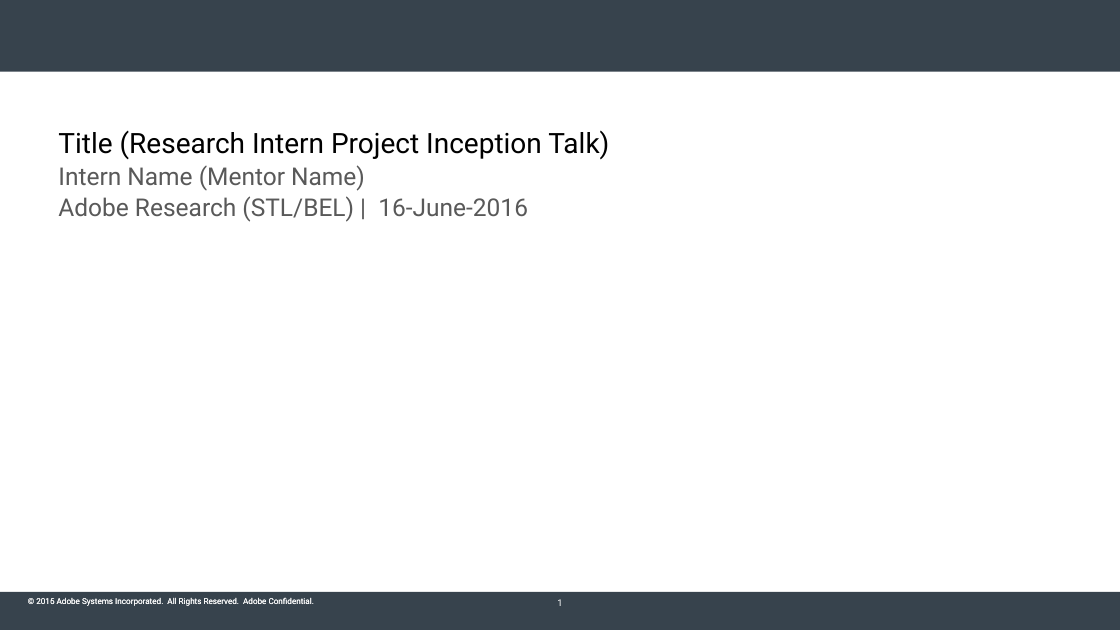
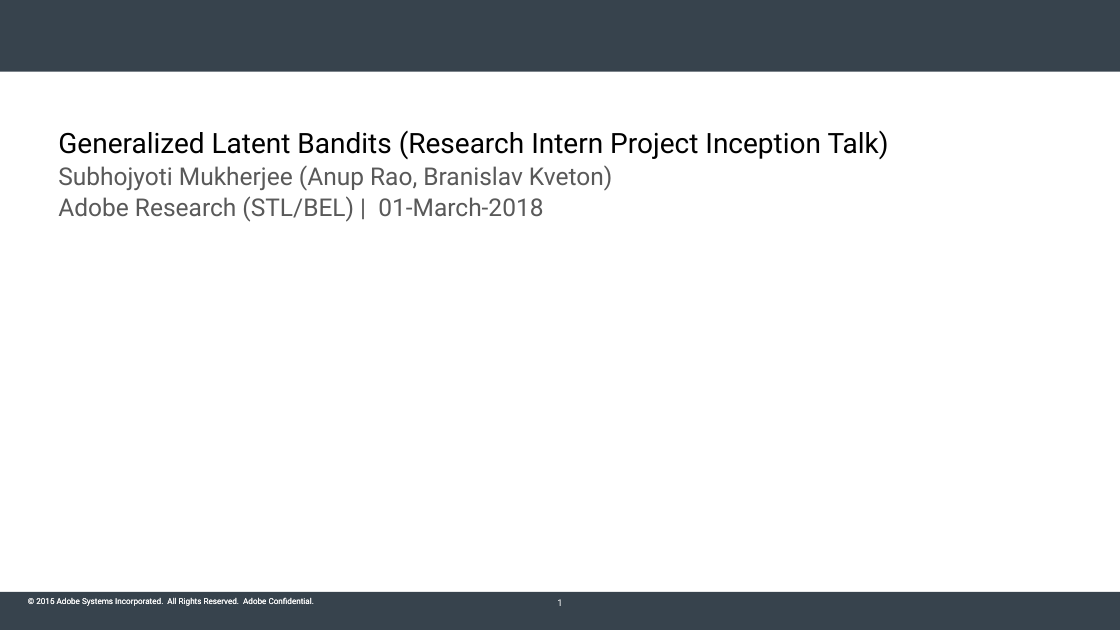
Before and after one commit to Subhojyoti/Adobe_Intern, a slide deck: slide 1 of Adobe PPT/STL-InternInceptionTemplate-2016.pptx. Drawn at 1120x630 pixels with LibreOffice and Linux fonts; fonts in the diff are those of the drawing; background and template pictures are left out. Boxes give left, top, right and bottom in pixels: in the first picture for what was removed or moved away, otherwise in the second. Text is boxed around its words. In the diff, an @@ line names an element or a change of style, - is before the commit and + after.

```diff
--- a/Adobe PPT/STL-InternInceptionTemplate-2016.pptx
+++ b/Adobe PPT/STL-InternInceptionTemplate-2016.pptx
@@ subtitle at bbox=[58, 131, 889, 221]: text changed @@
-Title (Research Intern Project Inception Talk)
-Intern Name (Mentor Name)
-Adobe Research (STL/BEL) | 16-June-2016
+Generalized Latent Bandits (Research Intern Project Inception Talk)
+Subhojyoti Mukherjee (Anup Rao, Branislav Kveton)
+Adobe Research (STL/BEL) | 01-March-2018
```
Also in this commit, not shown: 1 other slide changed, 3 other files.
